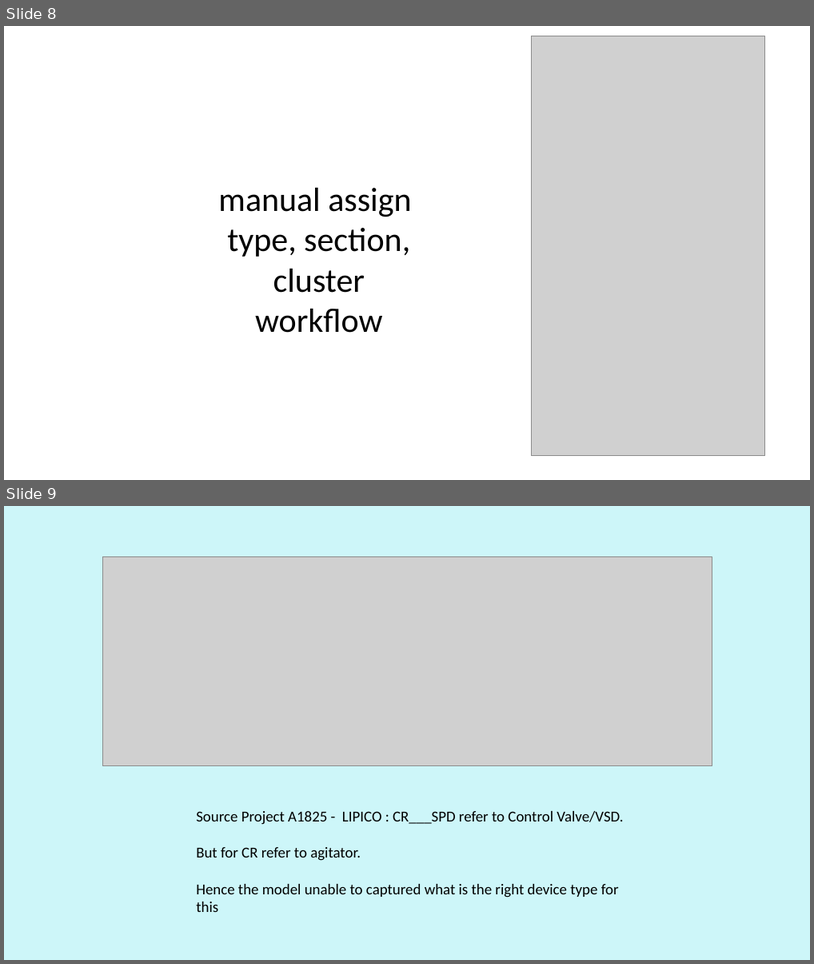
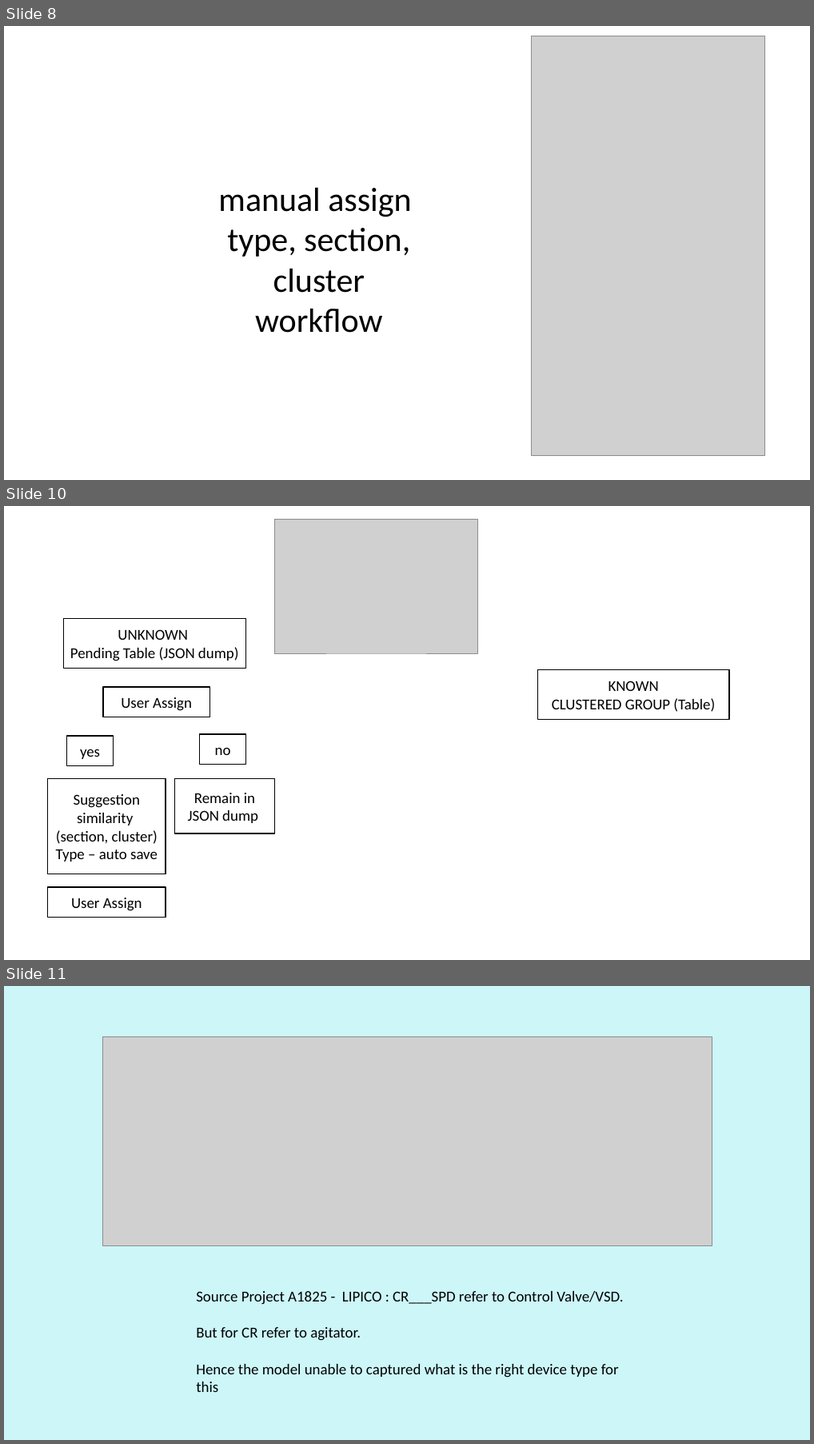
Before and after one commit to Syaziyah30/DeviceCluster, a slide deck: 1.training_model/supplementary/Device Identifier 20260520.pptx. Shown one above the other, each under a label of ours: slides 8 and 9 before the commit, slides 8, 10 and 11 after it; the slides between them are not shown. The pictures are 814x964 and 814x1444 pixels, drawn with LibreOffice and Linux fonts; fonts in the diff are those of the drawing; grey boxes stand for pictures. Boxes give left, top, right and bottom in pixels: in the first picture for what was removed or moved away, otherwise in the second. Text is boxed around its words. In the diff, an @@ line names an element or a change of style, - is before the commit and + after.

Commit message:
update slide

```diff
--- a/1.training_model/supplementary/Device Identifier 20260520.pptx
+++ b/1.training_model/supplementary/Device Identifier 20260520.pptx
@@ slide 10 added at (4, 506, 810, 960), background #FFFFFF @@
@@ picture added at (275, 519, 478, 653) @@
@@ rectangle added at (63, 619, 246, 668), fill #FFFFFF, outline #000000 1.25 pt, 18 pt, text #000000 @@
+UNKNOWN
+Pending Table (JSON dump)
@@ rectangle added at (538, 670, 730, 719), fill #FFFFFF, outline #000000 1.25 pt, 18 pt, text #000000 @@
+KNOWN
+CLUSTERED GROUP (Table)
@@ rectangle added at (103, 687, 210, 716), fill #FFFFFF, outline #000000 1.25 pt, 18 pt, text #000000 @@
+User Assign
@@ rectangle added at (67, 736, 113, 765), fill #FFFFFF, outline #000000 1.25 pt, 18 pt, text #000000 @@
+yes
@@ rectangle added at (200, 734, 246, 764), fill #FFFFFF, outline #000000 1.25 pt, 18 pt, text #000000 @@
+no
@@ rectangle added at (47, 779, 166, 874), fill #FFFFFF, outline #000000 1.25 pt, 18 pt, text #000000 @@
+Suggestion similarity
+(section, cluster)
+Type – auto save
@@ rectangle added at (174, 779, 275, 833), fill #FFFFFF, outline #000000 1.25 pt, 18 pt, text #000000 @@
+Remain in JSON dump
@@ rectangle added at (47, 887, 166, 916), fill #FFFFFF, outline #000000 1.25 pt, 18 pt, text #000000 @@
+User Assign
@@ what was slide 9 is now slide 11 @@
```
Also in this commit, not shown: 1 other slide added.
